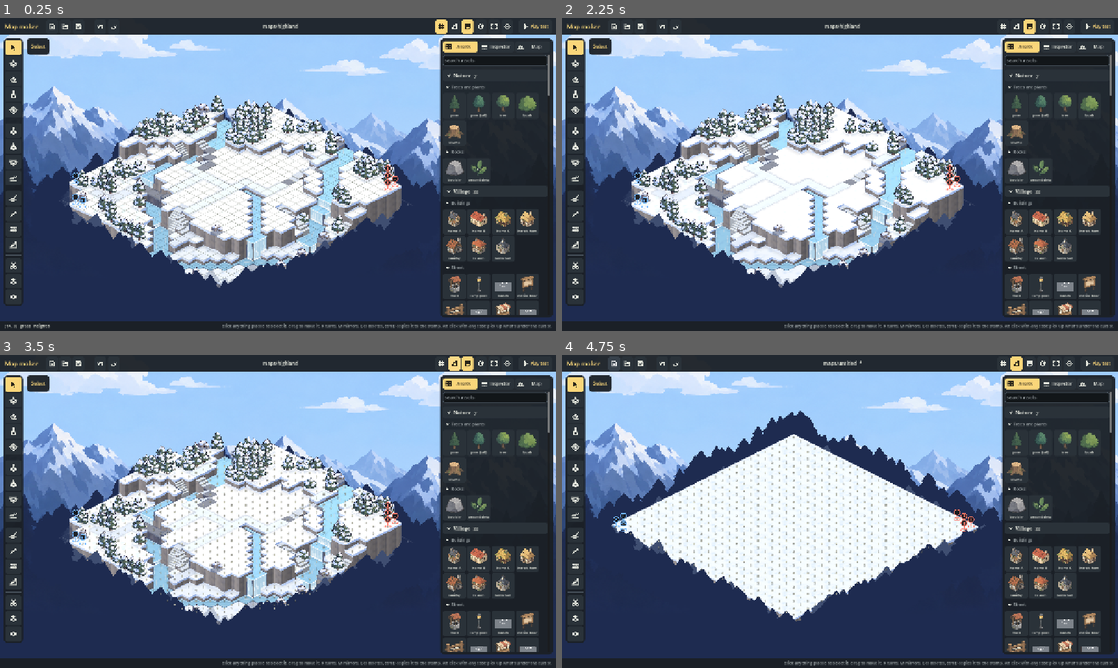
Above: before the commit, frames 1-4 (two rows, left to right).
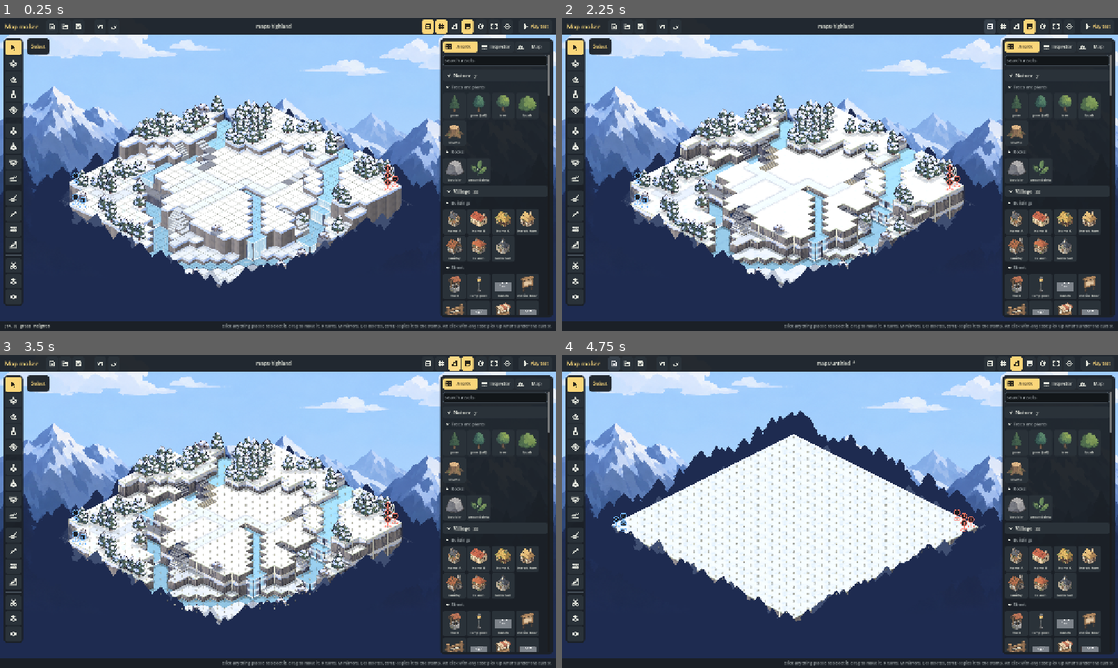
Above: after the commit, the same moments.

Repository: BrandonSigil/lodestone
Game: Godot game, scene res://scenes/map_maker.tscn
Two runs of this game, one before a commit and one after it. Both use one fixed random seed, a clock stepped at 60 frames per second and the inputs below. This scene is started directly instead of the project's main scene.
Inputs (mouse positions are in pixels of both pictures, inside the frame that each line leads up to):
- Up to frame 1 (0.25 s): no input
- Up to frame 2 (2.25 s): click (639, 27) at 0.5 s; click (1001, 27) at 1.27 s; click (990, 27) at 2.02 s
- Up to frame 3 (3.5 s): click (455, 364) at 2.77 s
- Up to frame 4 (4.75 s): click (1029, 364) at 3.52 s; click (612, 364) at 4.25 s

The runs differ from the first frame. In frame 1, 0.2% of the frame differs, in the area x 46-78%, y 0-6%; in frame 2, 6.6%, in the area x 12-78%, y 0-87%; in frame 3, 6.4%; in frame 4, 0.3%.

Commit message:
Map maker: painted terrain in the workflow
- The maker shows the soft terrain pass players see; K (or the snow-capped
  block in the top bar) flips to plain blocks to check every cell.
- Edits rework the painted look only near the cells they touch: about 1 ms per
  edit on a 48 x 48 map instead of 90 ms (water edits also redo that river's
  flow strokes).
- Screenshots: tools/map_shot.gd takes "blocks" for before and after shots;
  maker_shot has a view:<toggle> step.
- docs/systems/map-maker.md: "Building for the painted look" (what the look does
  with what you build, how to get the key art's look, the lip, cap and drift
  columns), keys and tests.

Co-Authored-By: Claude Opus 5.5 <noreply@anthropic.com>

Diff:
--- a/game/scripts/combat/combat_board.gd
+++ b/game/scripts/combat/combat_board.gd
@@ -123,11 +123,15 @@
 var _snap_z := PackedStringArray()
 var _snap_props := 0
 var _snap_version := -1
-var _shape_key := ""
 var _radii := {}  ## soft pass: cell -> its four corner radii (TerrainShape.radii)
 var _streams := {}  ## soft pass: water cell -> its pieces of the flow strokes
 var _water_sig := 0
 var _pen_ends := {}  ## soft pass: outline line ends -> how many lines meet there (see _pen_end)
+var _pen_by_cell := {}  ## soft pass: cell -> the line ends its outline put in _pen_ends
+var _shape_base := ""  ## soft pass: what the shape caches were built for, but the grid's version
+var _shape_version := -1
+var _shape_h := PackedInt32Array()  ## the heights and terrain the shape caches were built from
+var _shape_t := PackedInt32Array()
 
 
 func _ready() -> void:
@@ -875,30 +879,49 @@
 	return soft and look.staging != "plain"
 
 
-## Soft pass caches: every cell's corner radii, and the water's flow strokes (rebuilt only when the water
-## changes, and then every row redraws, since a stroke runs the length of a river).
+## Soft pass caches: every cell's corner radii, where every outline line starts and stops (so a line that just
+## hands over to the next cell's carries on and only a line that really stops tapers off, _pen_end), and the
+## water's flow strokes. An edit only redoes the cells near it (a brush stroke on a big map stays cheap); a new
+## map, floor or view turn redoes them all. Strokes are rebuilt only when the water changes, and then every
+## row redraws, since a stroke runs the length of a river.
 func _refresh_shape() -> void:
-	var key := "%d|%d|%s|%d" % [grid.get_instance_id(), grid.version, _floor(), rot]
-	if key == _shape_key:
-		return
-	_shape_key = key
-	_radii.clear()
-	for y in grid.h:
-		for x in grid.w:
-			var c := Vector2i(x, y)
-			if grid.solid(c):
-				_radii[c] = TerrainShape.radii(grid, c, _surf_or_floor)
-	# Where every outline line starts and stops, so a line that just hands over to the next cell's carries on
-	# and only a line that really stops tapers off (_pen_end).
-	_pen_ends.clear()
-	for c: Vector2i in _radii:
-		var t := grid.terrain_at(c)
-		if t == CombatGrid.T.WATER or (t == CombatGrid.T.STAIRS and not MapDress.stair_run(grid, c).is_empty()):
-			continue
-		var o := _soft_outline(c, _surf(c))
-		for piece: Dictionary in _line_pieces(c, _surf(c), o.segs, o.feet, o.shown):
-			for e: Vector3i in _piece_ends(piece):
-				_pen_ends[e] = int(_pen_ends.get(e, 0)) + 1
+	var base := "%d|%d|%d|%s|%d" % [grid.get_instance_id(), grid.w, grid.h, _floor(), rot]
+	if base == _shape_base and grid.version == _shape_version:
+		return
+	var full := base != _shape_base or _shape_h.size() != grid.heights.size()
+	var changed := {}
+	var wet := full  # the water may have changed: its strokes need a look
+	if not full and (grid.heights != _shape_h or grid.terrain != _shape_t):
+		for i in grid.heights.size():
+			if grid.heights[i] != _shape_h[i] or grid.terrain[i] != _shape_t[i]:
+				changed[Vector2i(i % grid.w, i / grid.w)] = true
+				wet = wet or grid.terrain[i] == CombatGrid.T.WATER or _shape_t[i] == CombatGrid.T.WATER
+				if changed.size() > SHAPE_LOCAL:
+					full = true
+					wet = true
+					break
+	_shape_base = base
+	_shape_version = grid.version
+	_shape_h = grid.heights.duplicate()
+	_shape_t = grid.terrain.duplicate()
+	if full:
+		_radii.clear()
+		_pen_ends.clear()
+		_pen_by_cell.clear()
+		for y in grid.h:
+			for x in grid.w:
+				_shape_radii(Vector2i(x, y))
+		for y in grid.h:
+			for x in grid.w:
+				_shape_pens(Vector2i(x, y))
+	elif not changed.is_empty():
+		# A cell's corners depend on its neighbours; its lines on theirs (fillets, stair runs) too.
+		for c: Vector2i in _around(changed, 1):
+			_shape_radii(c)
+		for c: Vector2i in _around(changed, 3):
+			_shape_pens(c)
+	if not wet:
+		return
 	var water := PackedInt32Array()
 	for i in grid.terrain.size():
 		if grid.terrain[i] == CombatGrid.T.WATER:
@@ -909,6 +932,52 @@
 		_streams = TerrainShape.by_cell(TerrainShape.strokes(grid, TerrainShape.flow(grid)))
 		for d in _depths.size():
 			_dirty[d] = true
+
+
+const SHAPE_LOCAL := 64  ## an edit touching more cells than this redoes the whole map
+
+
+## The grid cells within `reach` steps (diagonals count as one) of any of `cells`.
+func _around(cells: Dictionary, reach: int) -> Dictionary:
+	var out := {}
+	for c: Vector2i in cells:
+		for dy in range(-reach, reach + 1):
+			for dx in range(-reach, reach + 1):
+				var n := c + Vector2i(dx, dy)
+				if grid.in_bounds(n):
+					out[n] = true
+	return out
+
+
+func _shape_radii(c: Vector2i) -> void:
+	if grid.solid(c):
+		_radii[c] = TerrainShape.radii(grid, c, _surf_or_floor)
+	else:
+		_radii.erase(c)
+
+
+## Swap one cell's outline line ends in _pen_ends for its current ones.
+func _shape_pens(c: Vector2i) -> void:
+	for e: Vector3i in _pen_by_cell.get(c, []):
+		var left := int(_pen_ends.get(e, 0)) - 1
+		if left > 0:
+			_pen_ends[e] = left
+		else:
+			_pen_ends.erase(e)
+	_pen_by_cell.erase(c)
+	if not grid.solid(c):
+		return
+	var t := grid.terrain_at(c)
+	if t == CombatGrid.T.WATER or (t == CombatGrid.T.STAIRS and not MapDress.stair_run(grid, c).is_empty()):
+		return
+	var h := _surf(c)
+	var o := _soft_outline(c, h)
+	var mine := []
+	for piece: Dictionary in _line_pieces(c, h, o.segs, o.feet, o.shown):
+		for e: Vector3i in _piece_ends(piece):
+			_pen_ends[e] = int(_pen_ends.get(e, 0)) + 1
+			mine.append(e)
+	_pen_by_cell[c] = mine
 
 
 func _radii_of(c: Vector2i) -> PackedFloat32Array:
--- a/game/scripts/maker/maker_icons.gd
+++ b/game/scripts/maker/maker_icons.gd
@@ -162,6 +162,12 @@
 				_line([Vector2(0.1, t), Vector2(0.9, t)])
 		"heights":
 			_line([Vector2(0.14, 0.86), Vector2(0.14, 0.62), Vector2(0.38, 0.62), Vector2(0.38, 0.38), Vector2(0.62, 0.38), Vector2(0.62, 0.14), Vector2(0.86, 0.14), Vector2(0.86, 0.86)], true)
+		"soft":  # a block with soft corners and a snow cap: the painted terrain look
+			_arc(0.32, 0.32, 0.16, PI, PI * 1.5)
+			_arc(0.68, 0.32, 0.16, PI * 1.5, TAU)
+			_line([Vector2(0.32, 0.16), Vector2(0.68, 0.16)])
+			_line([Vector2(0.16, 0.32), Vector2(0.16, 0.86), Vector2(0.84, 0.86), Vector2(0.84, 0.32)])
+			_line([Vector2(0.16, 0.44), Vector2(0.3, 0.5), Vector2(0.42, 0.43), Vector2(0.56, 0.52), Vector2(0.7, 0.45), Vector2(0.84, 0.5)])
 		"fit":
 			for c in [Vector2(0.12, 0.12), Vector2(0.88, 0.12), Vector2(0.88, 0.88), Vector2(0.12, 0.88)]:
 				var dx := 0.24 if c.x < 0.5 else -0.24
--- a/game/scripts/maker/map_maker.gd
+++ b/game/scripts/maker/map_maker.gd
@@ -469,6 +469,8 @@
 			_fit_view()
 		KEY_G:
 			_toggle_view("grid")
+		KEY_K:
+			_toggle_view("soft")
 		KEY_BRACKETLEFT:
 			_set_radius(radius - 1)
 		KEY_BRACKETRIGHT:
@@ -1365,7 +1367,8 @@
 	_title.size_flags_horizontal = Control.SIZE_EXPAND_FILL
 	_title.horizontal_alignment = HORIZONTAL_ALIGNMENT_CENTER
 	bar.add_child(_title)
-	for v in [["grid", "grid", "Grid lines  (G)", true], ["heights", "heights", "Height numbers", false], ["labels", "note", "Names over things and blobs", true]]:
+	for v in [["soft", "soft", "Painted terrain  (K): the look players see. Off shows plain blocks, to check every cell", true],
+			["grid", "grid", "Grid lines  (G)", true], ["heights", "heights", "Height numbers", false], ["labels", "note", "Names over things and blobs", true]]:
 		var b := MakerUI.IconButton.new(v[1], v[2], 34.0)
 		b.toggle_mode = true
 		b.button_pressed = v[3]
@@ -1386,6 +1389,8 @@
 
 func _on_view(on: bool, key: String) -> void:
 	match key:
+		"soft":
+			board.soft = on
 		"grid":
 			board.show_grid = on
 		"heights":
--- a/game/tests/test_maps.gd
+++ b/game/tests/test_maps.gd
@@ -268,6 +268,12 @@
 	eq(int(maker.get("doc").grid.look.get("skirt")), 1, "look fields go into the map")
 	maker.call("new_from_recipe")
 	eq(maker.get("doc").grid.w, 26, "templates open")
+	var board: CombatBoard = maker.get("board")
+	ok(board.soft, "the maker shows the painted terrain players see")
+	maker.call("_toggle_view", "soft")
+	ok(not board.soft, "K shows the plain blocks")
+	maker.call("_toggle_view", "soft")
+	ok(board.soft)
 	tree.root.remove_child(maker)
 	maker.free()
 	tree.root.get_node("Game").set("maker_map", keep)
--- a/game/tools/maker_shot.gd
+++ b/game/tools/maker_shot.gd
@@ -2,7 +2,8 @@
 ## Screenshots the map maker itself (panels and all), so its UI can be checked headless.
 ## Args after "--": <png path> <map key, e.g. explore/home> [script of steps]
 ## Steps (comma separated): tool:<id>, item:<catalog id>, page:<assets|inspect|map>, hover:<x>:<y> (put the
-## ghost on a cell), stamp:<x>:<y>, select:<x>:<y>, close:<drawer>, search:<text>.
+## ghost on a cell), stamp:<x>:<y>, select:<x>:<y>, close:<drawer>, search:<text>, view:<soft|grid|heights|labels>
+## (flip a top-bar view toggle; view:soft shows the plain blocks).
 ## In the cloud: xvfb-run -a godot --rendering-driver opengl3 --resolution 1600x1000 --path . -s res://tools/maker_shot.gd -- out.png explore/home
 
 var _frames := 0
--- a/game/tools/maker_shot_steps.gd
+++ b/game/tools/maker_shot_steps.gd
@@ -40,3 +40,5 @@
 			"zoom":
 				m.set("zoom", float(a[1]))
 				m.call("_look_at", Vector2i(int(a[2]), int(a[3])))
+			"view":  # flip a top-bar view toggle: soft, grid, heights, labels
+				m.call("_toggle_view", a[1])
--- a/game/tools/map_shot.gd
+++ b/game/tools/map_shot.gd
@@ -1,6 +1,6 @@
 extends SceneTree
 ## Renders one map with its look (backdrop, forest, lips) to a PNG, so map work can be checked headless.
-## Args after "--": <png path> <map> [rot 0-3] [grid]
+## Args after "--": <png path> <map> [rot 0-3] [grid] [blocks]  (blocks: the plain look, without the soft terrain pass)
 ## <map>: maps/<name> (a sandbox map), explore/<name> (an exploration map), gen:<seed>:<w>:<h>[:<look>]
 ## (MapGen.valley) or recipe:<name> (MapRecipes). Needs a display: in the cloud use xvfb-run and --rendering-driver opengl3.
 
--- a/game/tools/map_shot_steps.gd
+++ b/game/tools/map_shot_steps.gd
@@ -26,7 +26,9 @@
 	board.grid = grid
 	board.art_set = art_set
 	board.backdrop = true
-	board.show_grid = args.size() > 3 and args[3] == "grid"
+	var flags := args.slice(3)
+	board.show_grid = flags.has("grid")
+	board.soft = not flags.has("blocks")  # "blocks": the plain block look, without the soft terrain pass
 	board.rot = int(args[2]) if args.size() > 2 else 0
 	parent.add_child(board)
 	var vs := parent.get_viewport_rect().size
Not shown, changed: docs/context/current-state.md
Not shown, changed: docs/design/terrain-engine.md
Not shown, changed: docs/systems/map-maker.md
